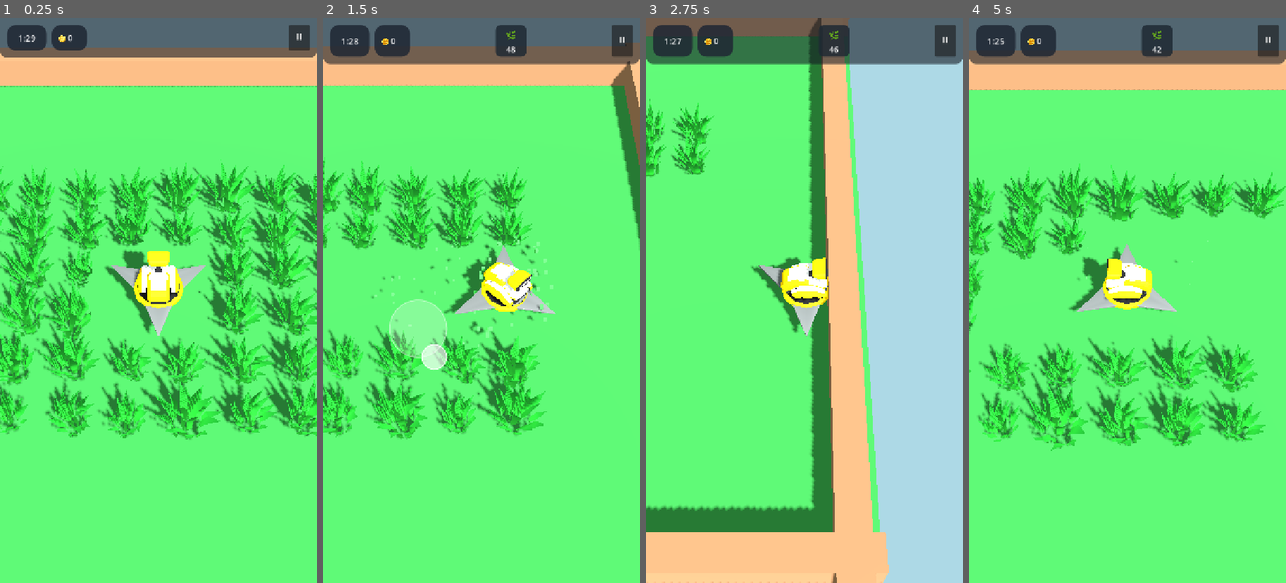
Above: before the commit, frames 1-4 (left to right).
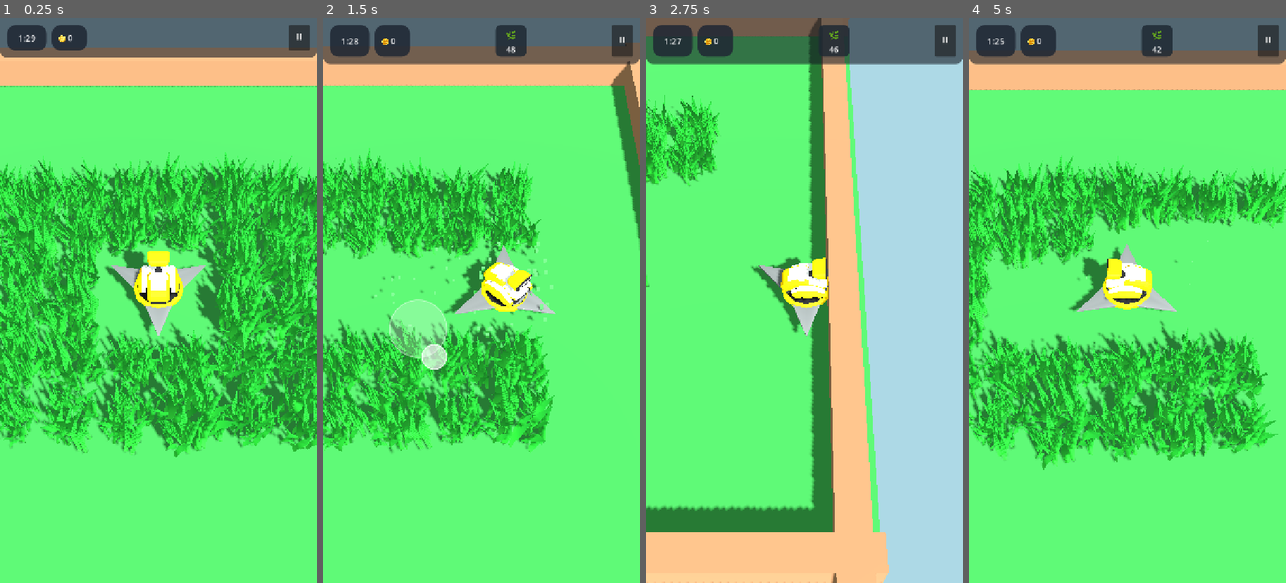
Above: after the commit, the same moments.

Repository: rogerbif/grass-cut-bot
Game: Godot game, scene res://scenes/main.tscn
The game is run twice, just before and just after one commit, with the same random seed, the same clock (stepped at 60 frames per second) and the same inputs.
Inputs (mouse positions are in pixels of both pictures, inside the frame that each line leads up to):
- Up to frame 1 (0.25 s): no input
- Up to frame 2 (1.5 s): move the mouse to (551, 272) at 0.52 s; hold Right (ui_right) 0.53-1.25 s; click (551, 272) at 0.67 s; drag from (418, 328) to (465, 413) at 1.27 s
- Up to frame 3 (2.75 s): move the mouse to (836, 176) at 2.02 s; hold Right (ui_right) from 2.03 s (still down)
- Up to frame 4 (5 s): release Right (ui_right) at 2.75 s; drag from (1111, 413) to (1032, 215) at 2.77 s; move the mouse to (1222, 385) at 3.52 s; hold Left (ui_left) 3.53-4.25 s; drag from (1032, 215) to (1079, 159) at 4.27 s

The runs differ from the first frame. In frame 1, 35% of the frame differs, in the area x 0-100%, y 23-78%; in frame 2, 19%; in frame 3, 2.3%; in frame 4, 25%.

Commit message:
feat(vegetation): reimporta tufo de grama refinado com 392 vertices [v0.4.4]

Diff:
--- a/project.godot
+++ b/project.godot
@@ -11,7 +11,7 @@
 [application]
 
 config/name="Grass Cut Bot"
-config/version="0.4.3"
+config/version="0.4.4"
 run/main_scene="res://scenes/main.tscn"
 config/features=PackedStringArray("4.7", "Mobile")
 config/icon="res://icon.svg"
Binary file changed: assets/models/grass_01.glb
Not shown, changed: docs/02_entidades_e_mecanicas/SISTEMA_DE_VEGETACAO.md
Not shown, added: docs/historico_melhorias/021_reimportacao_tufo_grama_392_vertices.md
Not shown, changed: docs/historico_melhorias/INDICE_MELHORIAS.md
